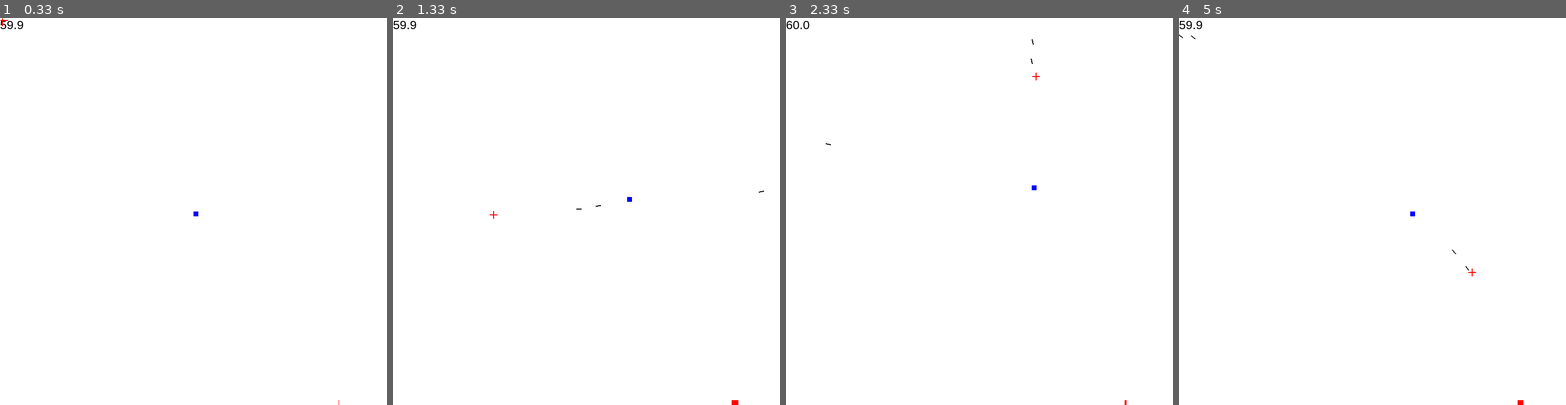
Above: before the commit, frames 1-4 (left to right).
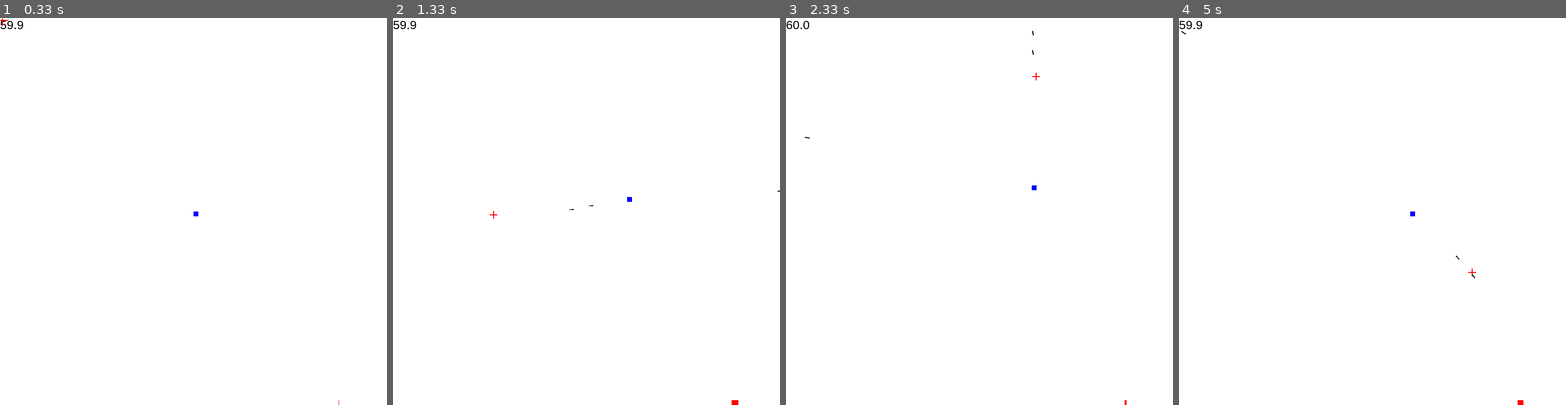
Above: after the commit, the same moments.

Repository: zwang20/Chaos
Game: pygame game, started from chaos.py
The game is run twice, just before and just after one commit, with the same random seed, the same clock (stepped at 60 frames per second) and the same inputs.
Inputs (mouse positions are in pixels of both pictures, inside the frame that each line leads up to):
- Up to frame 1 (0.33 s): no input
- Up to frame 2 (1.33 s): tap Space at 0.33, 0.73, 1.03, 1.23 s; hold Right 0.67-1.13 s; move the mouse to (710, 199) at 0.7 s; hold Up from 1.17 s (still down); move the mouse to (493, 215) at 1.2 s
- Up to frame 3 (2.33 s): release Up at 1.47 s; hold Right 1.5-1.97 s; move the mouse to (859, 153) at 1.53 s; tap Space at 1.57, 1.87, 2.07 s; hold Left from 2 s (still down); move the mouse to (1037, 76) at 2.03 s
- Up to frame 4 (5 s): tap Space at 2.37, 2.63, 2.97, 3.27, 3.4, 3.8, 4.1, 4.47, 4.87 s; release Left at 2.53 s; hold Down 2.57-2.87 s; move the mouse to (1418, 246) at 2.6 s; hold Left 2.9-3.3 s; move the mouse to (1380, 79) at 2.93 s; hold Up 3.33-3.7 s; move the mouse to (1233, 199) at 3.37 s; hold Right 3.73-4.37 s; move the mouse to (1376, 254) at 3.77 s; hold Down 4.4-4.77 s; move the mouse to (1360, 145) at 4.43 s; hold Left from 4.8 s (still down); move the mouse to (1473, 273) at 4.83 s

Frame 1 is identical in both runs. In frame 2, less than 0.1% of the frame differs, in the area x 45-100%, y 44-50%; in frame 3, less than 0.1%; in frame 4, less than 0.1%, in the area x 0-77%, y 3-68%.

Commit message:
bullet sprite

Diff:
--- a/chaos.py
+++ b/chaos.py
@@ -41,6 +41,7 @@
 
 
 class GameObj(pygame.sprite.Sprite):
+
     family = pygame.sprite.RenderUpdates()
 
     def __init__(self):
@@ -62,7 +63,7 @@
         self.image.fill(BLACK)
         self.rect = self.image.get_rect()
         self.rect.topleft = (self.x, self.y)
-        self.family.add(self)
+        # self.family.add(self)
 
 
 class Enemy:
@@ -88,48 +89,48 @@
         pass
 
 
-class Bullet:
-    objects = []
+class Bullet(GameObj):
+
+    family = pygame.sprite.Group()
+
+    width = 2
+    height = 10
 
     def __init__(self, x, y, angle, velocity):
+        super().__init__()
         self.x = x
         self.y = y
         self.angle = angle
         self.velocity = velocity
-        Bullet.objects.append(self)
         self.vector_x = velocity * math.sin(math.radians(self.angle))
         self.vector_y = velocity * -math.cos(math.radians(self.angle))
-
-    def display():
-        for i in Bullet.objects:
-            pygame.draw.line(
-                display, BLACK, (i.x, i.y), (i.x+i.vector_x*10/i.velocity, i.y+i.vector_y*10/i.velocity), 2)
-
-    def renew():
-        for i in Bullet.objects:
-            if 0 <= i.x <= display_width and 0 <= i.y <= display_height:
-                i.x += i.vector_x
-                i.y += i.vector_y
-            else:
-                try:
-                    Bullet.objects.remove(i)
-                except ValueError:
-                    pass
+        self.image_ori = pygame.Surface((self.width, self.height), pygame.SRCALPHA)
+        self.image_ori.fill(BLACK)
+        self.image = pygame.transform.rotate(self.image_ori, -self.angle)
+        self.rect = self.image.get_rect()
+        self.rect.center = (self.x, self.y)
+
+    def update(self):
+        if 0 < self.rect.x < display_width and 0 < self.rect.y < display_height:
+            self.rect.x += self.vector_x
+            self.rect.y += self.vector_y
+        else:
+            self.kill()
 
 
 class Player(GameObj):
 
-    family = pygame.sprite.RenderUpdates()
+    family = pygame.sprite.GroupSingle() # only one sprite
 
     width = 10
     height = 10
     angle = 0
 
     def __init__(self, x, y):
+        super().__init__()
         self.x = x
         self.y = y
         self.angle = 0
-        super().__init__()
         self.image = pygame.Surface((self.width, self.height))
         self.image.fill(BLUE)
         self.rect = self.image.get_rect()
@@ -184,25 +185,12 @@
         return 0
 
 
-def collision_detection():
-    for i in Bullet.objects:
-        for e in Enemy.objects:
-            if (e.x < i.x < (e.x + Enemy.width) and e.y < i.y < (e.y + Enemy.height)) or (e.x < i.x + i.vector_x < (e.x + Enemy.width) and e.y < i.y + i.vector_y < (e.y + Enemy.height)):
-                try:
-                    Enemy.objects.remove(e)
-                    Bullet.objects.remove(i)
-                except ValueError:
-                    pass
-                if len(Enemy.objects) == 0 or int(clock.get_fps()) > 25:
-                    smart_spawn()
-                if int(clock.get_fps()) > 25:
-                    smart_spawn()
-    # add collision_detection
-
-
-def smart_spawn():
-    Enemy(random.randint(1, display_width - Enemy.height - 1),
-          random.randint(1, display_width - Enemy.width - 1))
+# add collision_detection
+
+
+# def smart_spawn():
+#     Enemy(random.randint(1, display_width - Enemy.height - 1),
+#           random.randint(1, display_width - Enemy.width - 1))
     # add block collision_detection
 
 
@@ -212,8 +200,9 @@
         sys.exit()
 
 
-def renew():
-    pass
+def update():
+    GameObj.family.update()
+
 
 def game():
 
@@ -228,7 +217,7 @@
     # Block(300, 300, 200, 200)
 
     # Main loop
-    smart_spawn()
+    # smart_spawn()
 
     # bullet spread
     spread = 1
@@ -240,9 +229,7 @@
         sge_print(display, str(int(10*clock.get_fps())/10))  # Fps display
 
         # Enemy.display()
-        collision_detection()
-        Bullet.renew()
-        Bullet.display()
+        # collision_detection()
 
         # fire
         fire = False
@@ -333,7 +320,9 @@
         sge_rect(display, 700, 790, 100, 10, WHITE)
         sge_rect(display, 700, 790, cooldown, 10, RED)
 
-        renew()
+        update()
+
+        # print(GameObj.family.sprites())
 
         GameObj.family.draw(display) # draw sprites
 
